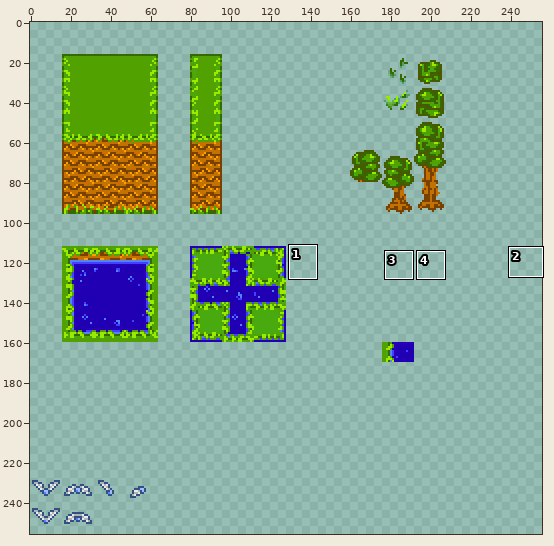
A sprite sheet gets an edit: assets/maps/new_gallery_sprites.png. Above, an overview of the earlier version with the close-up marked.
Close-up. Before:
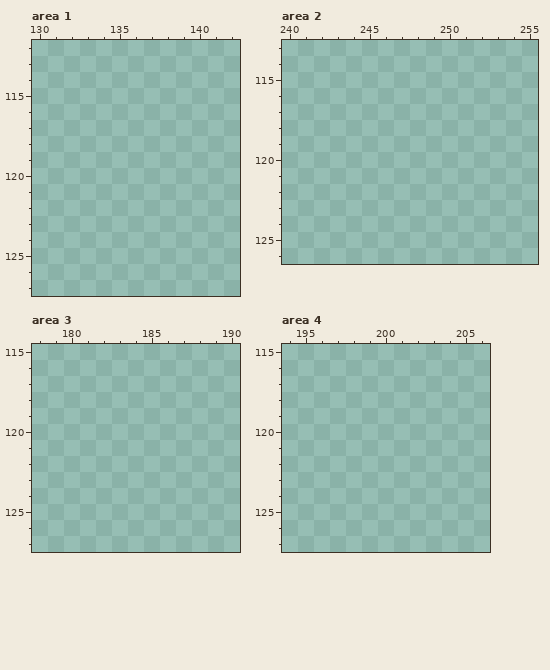
The file is 256x256 pixels. Pixels under 10% opacity are left out. Colours within 5 levels of each other are drawn and written as one. Shown: area 1: x 130..142, y 112..127; area 2: x 240..255, y 113..126; area 3: x 178..190, y 115..127; area 4: x 194..206, y 115..127. The commit also changed other parts of the picture, which this record leaves out.
After:
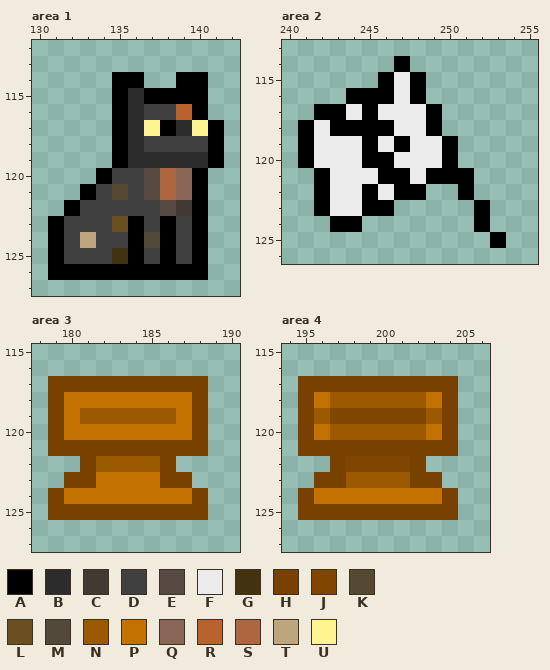
Palette (. is transparent): A #000000  B #2c2c2c  C #423933  D #404040  E #574a43  F #ebebeb  G #433212  H #794100  J #804600  K #564932  L #6a5021  M #53493a  N #9b5a00  P #c37100  Q #896556  R #ba622e  S #ad663f  T #bda580  U #fff392
The exact change:
Changed rows in their new state; - is an unchanged pixel.
Area 1:
first column x 131:
114 ----AA--AA-
115 ----ABAAAA-
116 ----ABDDRA-
117 ----ABUABUA
118 ----ABDDDDA
119 ----ABBBBBA
120 ---ADDESQA-
121 --ADKDESQA-
122 -ADDDDDECA-
123 ADDDLADADA-
124 ADTDDAMADA-
125 ADDDGADADA-
126 AAAAAAAAAA-
Area 2:
first column x 241:
114 ------A------
115 -----AFA-----
116 ---AAAFA-----
117 -AAFAFFFA----
118 AFAAAAFFA----
119 AFFFAFAFFA---
120 AFFFAAFFFA---
121 -AFFFAAFAAA--
122 -AFFAFAA--A--
123 -AFFAA-----A-
124 --AA-------A-
125 ------------A
Area 3:
first column x 179:
117 HHHHHHHHHH
118 HPPPPPPPPH
119 HPNNNNNNPH
120 HPPPPPPPPH
121 HHHHHHHHHH
122 --HNNNNH--
123 -HHPPPPHH-
124 HPPPPPPPPH
125 HHHHHHHHHH
Area 4:
first column x 195:
117 HHHHHHHHHH
118 HPNNNNNNPH
119 HNJJJJJJNH
120 HPNNNNNNPH
121 HHHHHHHHHH
122 --HJJJJH--
123 -HHNNNNHH-
124 HPPPPPPPPH
125 HHHHHHHHHH
